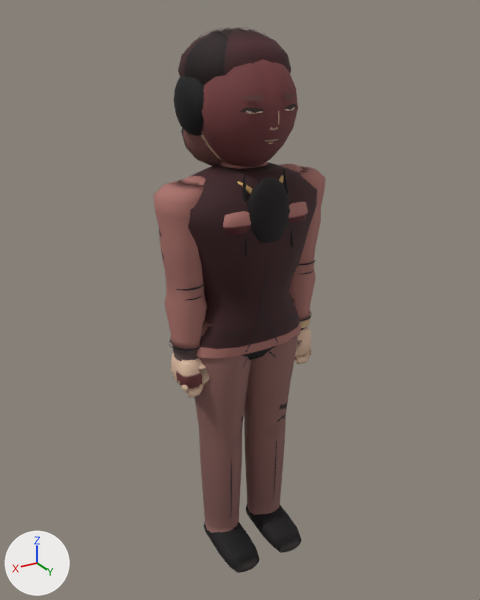
Before and after pictures for a commit that changed the glTF model assets/models/gangchangseok_a.glb.
Rendered twice from a 50 mm lens placed at (1.145, 1.884, 1.97), pointed at (-0.003, -0.03, 1.013). Every picture has the same lights, and +X, +Y and +Z are marked at lower left. The older version comes first. Vertices at exactly the same position are counted once.

Objects in the first picture: 'Body'.
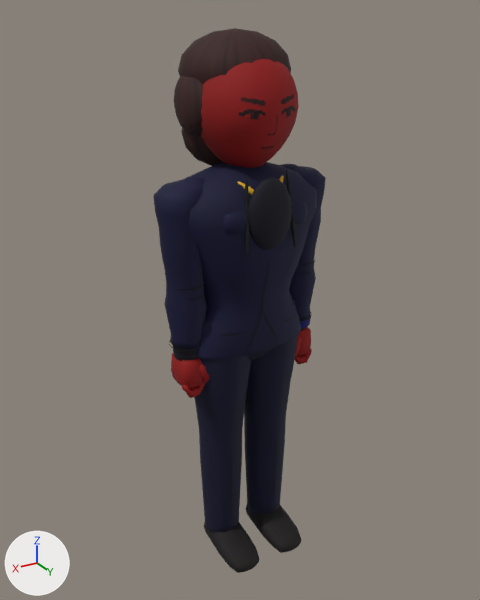
The change, as a diff of the scene's bpy script:
```diff
--- a/assets/models/gangchangseok_a.glb.py
+++ b/assets/models/gangchangseok_a.glb.py
@@ me_mesh_0 @@
 # used by ob_body; location = (0.0, 0.0, 0.0)
-me_mesh_0.from_pydata(...)  # 4788 vertices, 8642 faces; spans x -0.32..0.32, y -0.23..0.22, z -0.03..1.93
+me_mesh_0.from_pydata(...)  # 4048 vertices, 7526 faces; spans x -0.32..0.32, y -0.23..0.22, z -0.03..1.93
+# me_mesh_0 part 1: 14 loose pieces with 602 vertices, spanning x -0.1..0.1, y 0.15..0.18, z 1.6..1.75, are deleted
+# me_mesh_0 part 2: 63 vertices moved from x -0.09..0.09, y -0.1..0.17, z 1.25..1.7 to x -0.09..0.1, y -0.1..0.18, z 1.25..1.7; 632 vertices removed from x -0.17..0.17, y -0.23..0.18, z 1.26..1.93; 494 vertices added at x -0.17..0.17, y -0.17..0.19, z 1.26..1.88
+# me_mesh_0 part 3: 2 vertices removed from x 0.01..0.07, y 0.14, z 0.89..1.04; 2 vertices added at x 0.01..0.07, y 0.13, z 0.89..1.04
+# me_mesh_0 part 4: 6448 kept faces spanning x -0.32..0.32, y -0.23..0.22, z -0.03..1.93 get new vertex colours
+# other edits to the shape of me_mesh_0 do not show in these pictures
 me_mesh_0.materials.append(mat_material_0)
```

Pixel boxes [x1, y1, x2, y2] of what changed, in the pictures (480 x 600 px; the box of a moved part takes in the faces that stretch with it):
'Body', reshaped
    before: [153, 27, 326, 573]
    after: [153, 28, 326, 573]
part 1 of me_mesh_0, deleted
    before: [240, 93, 297, 144]
part 2 of me_mesh_0, moved or reshaped
    before: [198, 27, 298, 257]
    after: [200, 59, 299, 258]
part 3 of me_mesh_0, moved or reshaped
    before: [246, 310, 267, 352]
    after: [246, 294, 264, 352]
part 4 of me_mesh_0, recoloured (brown to blue)
    both: [153, 28, 326, 573]
